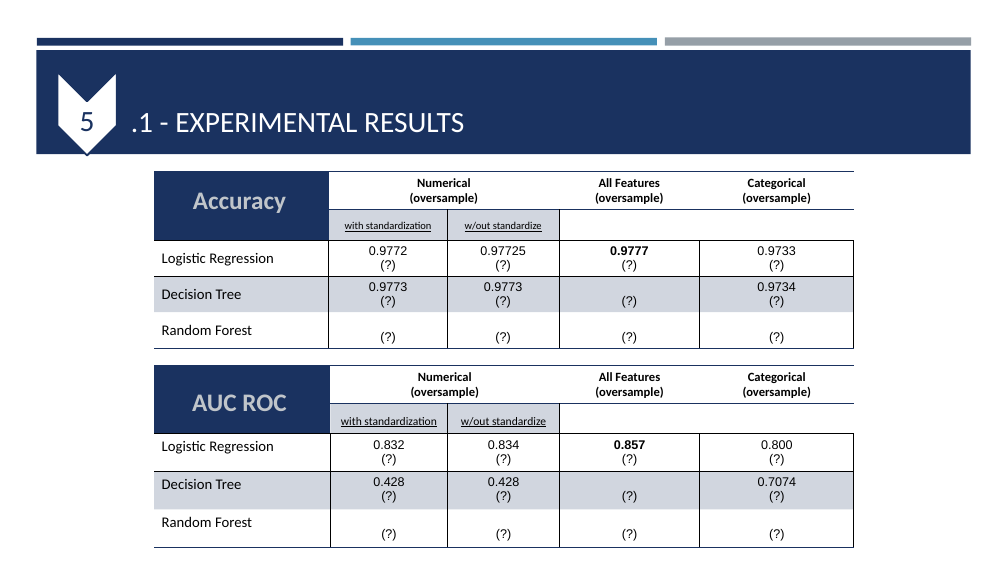
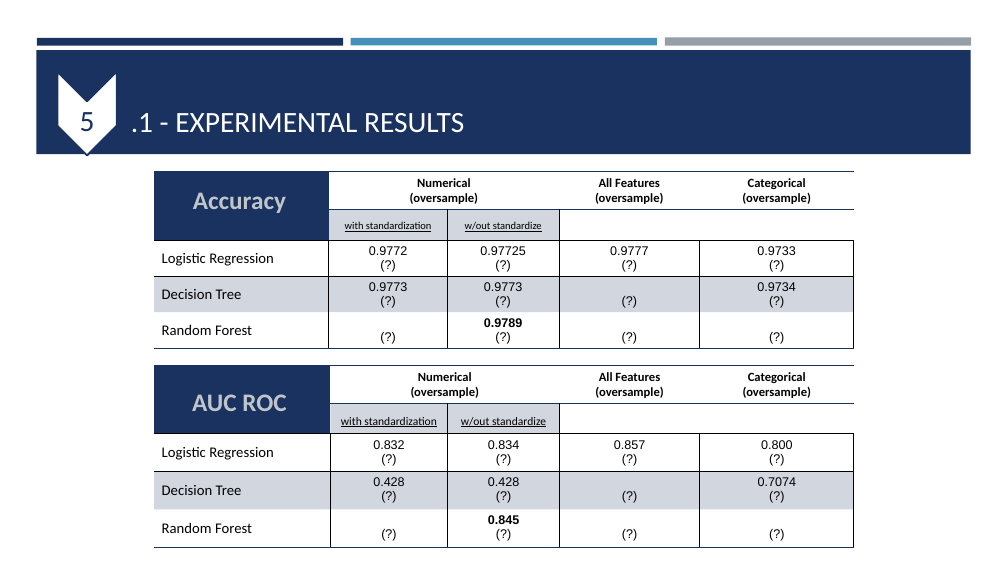
Before and after one commit to lmriccardo/fraudolent-transaction-classification, a slide deck: slide 13 of presentation/fraudolent_transaction.pptx. Drawn at 1008x567 pixels with LibreOffice and Linux fonts; fonts in the diff are those of the drawing. Boxes give left, top, right and bottom in pixels: in the first picture for what was removed or moved away, otherwise in the second. Text is boxed around its words. In the diff, an @@ line names an element or a change of style, - is before the commit and + after.

Commit message:
Update Notebook and Presentation and results

```diff
--- a/presentation/fraudolent_transaction.pptx
+++ b/presentation/fraudolent_transaction.pptx
@@ table at [154, 172, 854, 353] @@
-row 5, column 3: (?)
+row 5, column 3: 0.9789 / (?)
@@ bold off in "0.9777" @@
@@ table at [154, 366, 854, 547] @@
-row 5, column 3: (?)
+row 5, column 3: 0.845 / (?)
@@ bold off in "0.857" @@
```
Also in this commit, not shown: 1 other slide changed, 2 other files.
